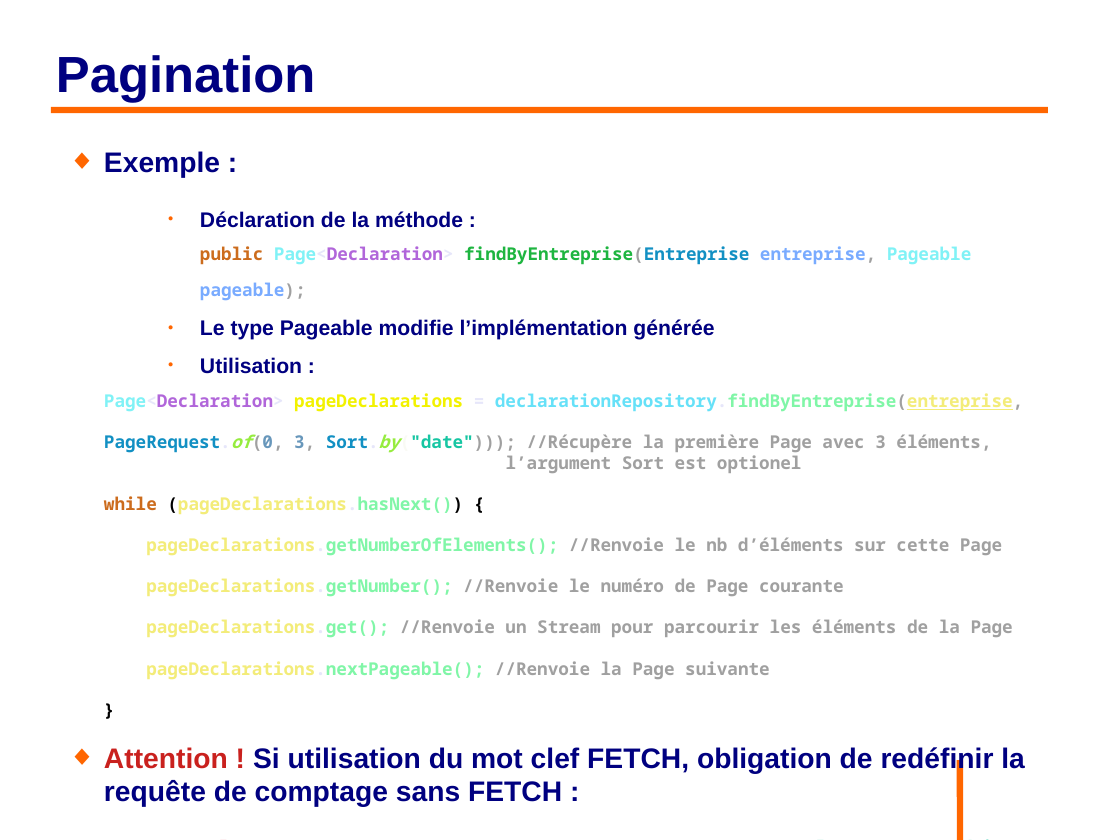
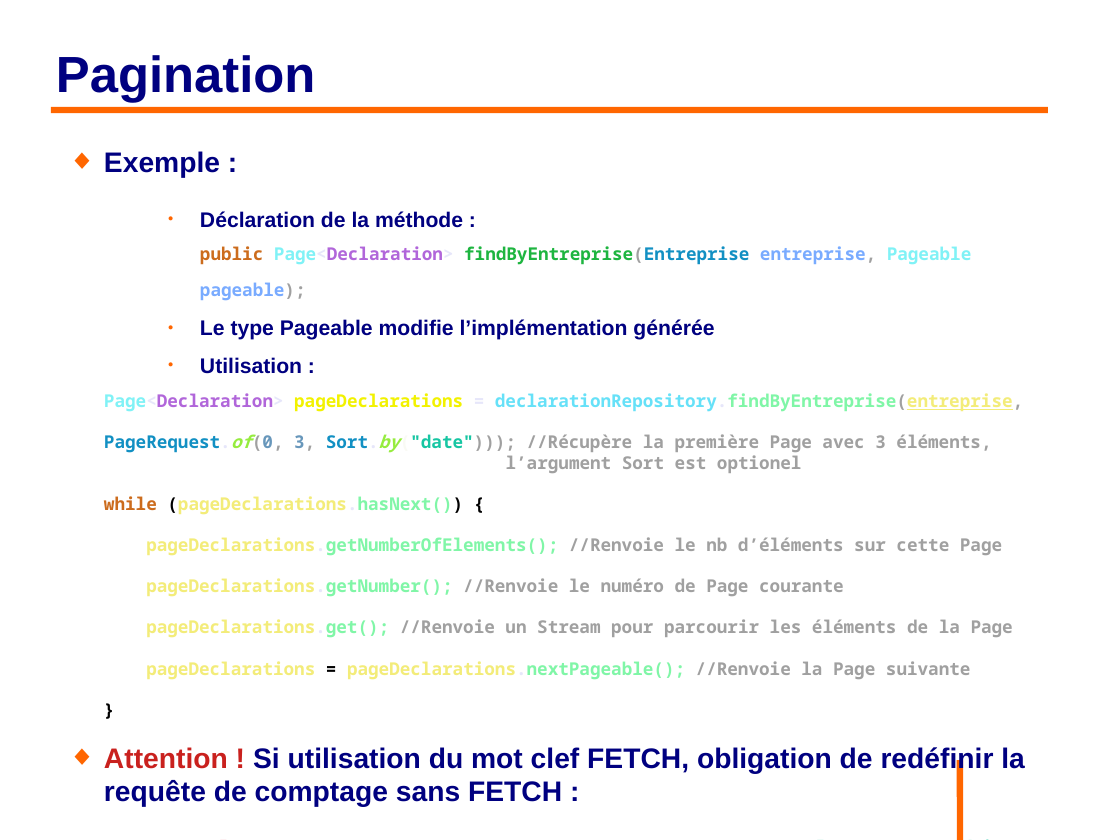
Before and after one commit to philphils/formation-hibernate-avancee, a slide deck: slide 41 of Documentation/diapo_formation_hibernate_avancee.odp. Drawn at 1120x840 pixels with LibreOffice and Linux fonts; fonts in the diff are those of the drawing; background and template pictures are left out. Boxes give left, top, right and bottom in pixels: in the first picture for what was removed or moved away, otherwise in the second. Text is boxed around its words. In the diff, an @@ line names an element or a change of style, - is before the commit and + after.

```diff
--- a/Documentation/diapo_formation_hibernate_avancee.odp
+++ b/Documentation/diapo_formation_hibernate_avancee.odp
@@ text at (146,661,971,679): text changed; text colour #A0A0A0 to #F3EC79 @@
-pageDeclarations.nextPageable(); //Renvoie la Page suivante
+pageDeclarations = pageDeclarations.nextPageable(); //Renvoie la Page suivante
```
Also in this commit, not shown: 8 other slides changed.
